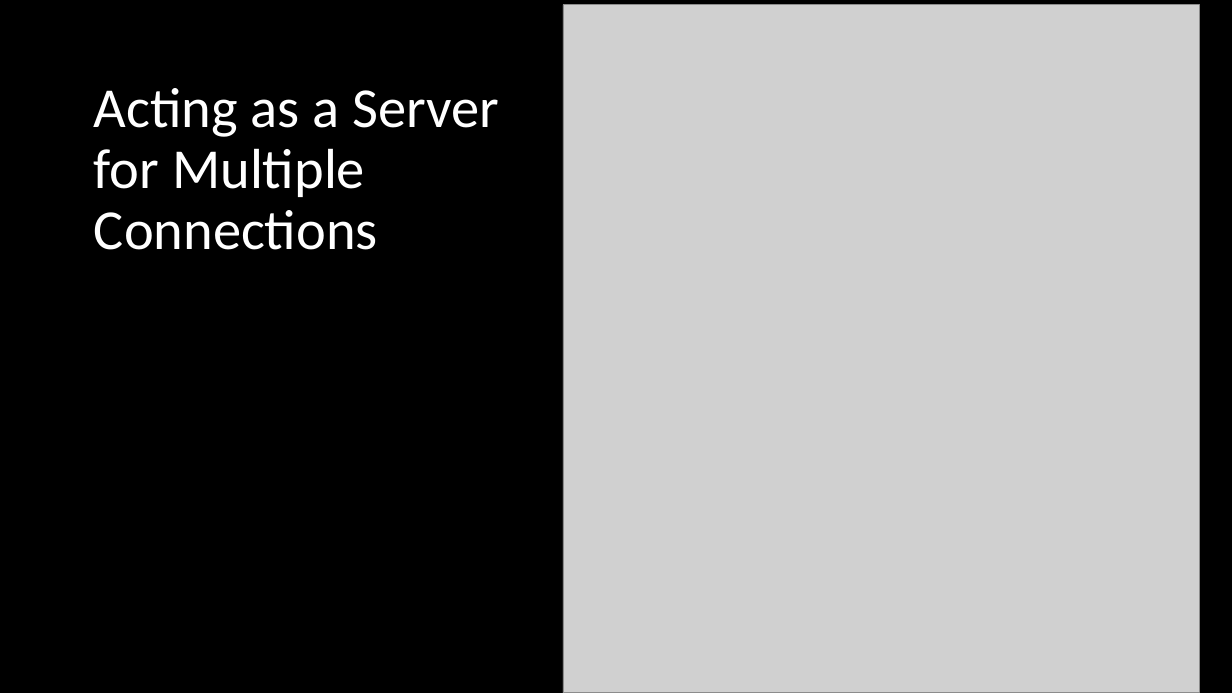
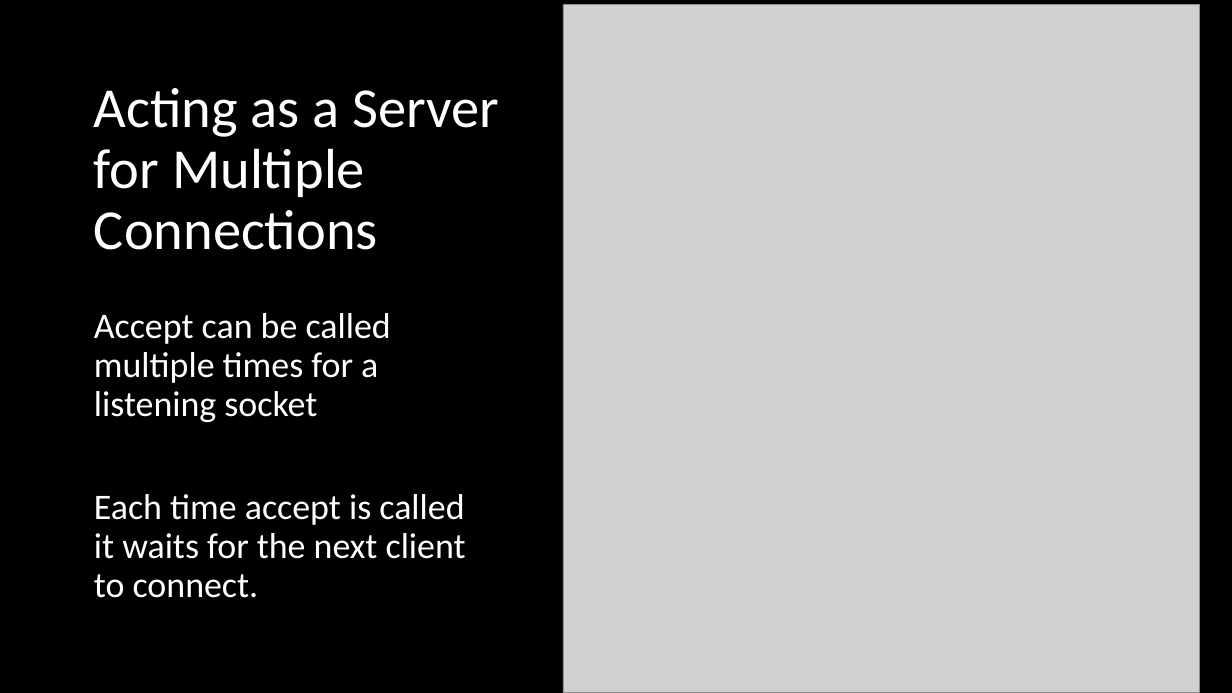
Before and after one commit to RobertKoehlmoos/threading_with_python, a slide deck: slide 11 of threading.pptx. Drawn at 1232x693 pixels with LibreOffice and Linux fonts; fonts in the diff are those of the drawing; grey boxes stand for pictures. Boxes give left, top, right and bottom in pixels: in the first picture for what was removed or moved away, otherwise in the second. Text is boxed around its words. In the diff, an @@ line names an element or a change of style, - is before the commit and + after.

Commit message:
Updated slide on Multi Threaded servers

```diff
--- a/threading.pptx
+++ b/threading.pptx
@@ text added at box(94, 313, 466, 598), 28 pt, text #FFFFFF @@
+Accept can be called multiple times for a listening socket
+Each time accept is called it waits for the next client to connect.
```
